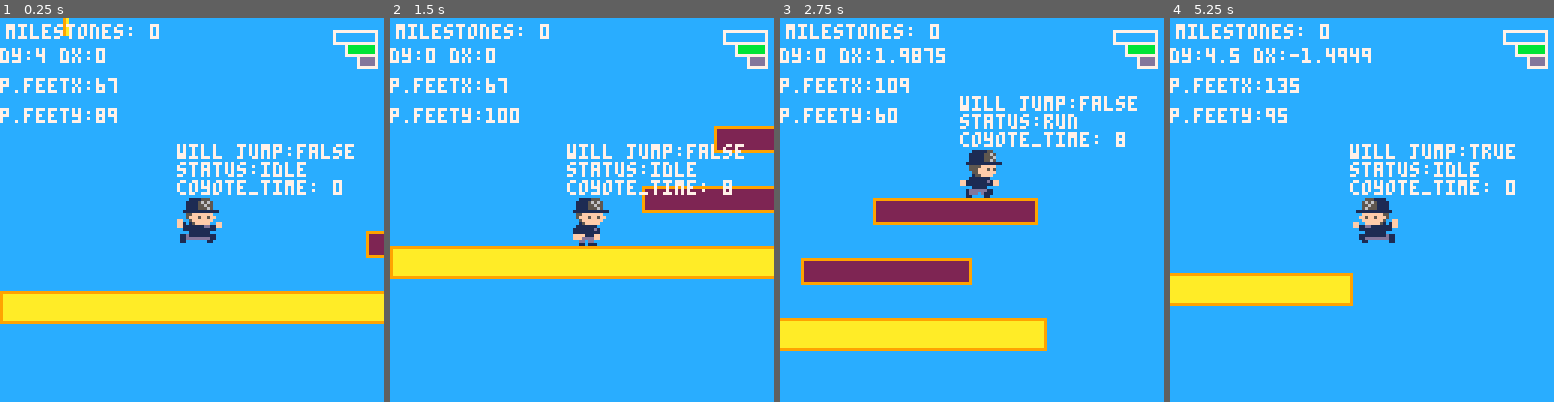
Above: before the commit, frames 1-4 (left to right).
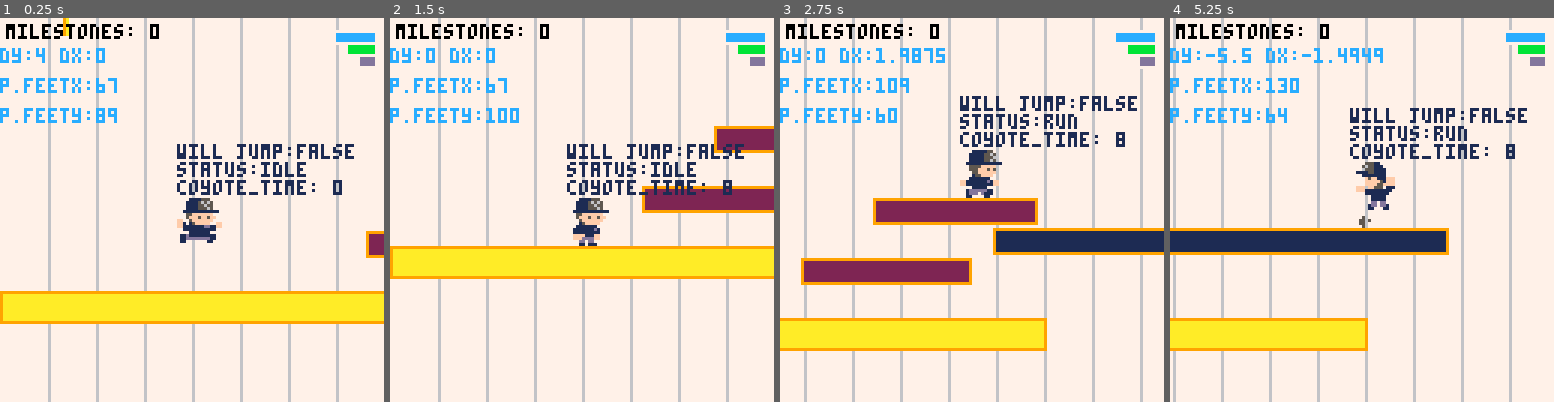
Above: after the commit, the same moments.

Repository: teamgantt/gantt-runner
Game: PICO-8 cartridge gantt-runner.p8
Two runs of this game, one before a commit and one after it. Both use one fixed random seed, a clock stepped at 60 frames per second and the inputs below.
Inputs:
- Up to frame 1 (0.25 s): no input
- Up to frame 2 (1.5 s): tap X (X key) at 0.33, 1.07 s; tap O (Z key) at 0.7 s
- Up to frame 3 (2.75 s): hold Right 1.6-2.1 s; tap O (Z key) at 1.7, 2.1, 2.5 s; tap X (X key) at 1.85 s; hold Right from 2.47 s (still down)
- Up to frame 4 (5.25 s): tap O (Z key) every 0.4 s from 2.9 to 4.9 s; tap X (X key) at 2.97, 4.08, 5.2 s; release Right at 3.03 s; hold Left 3.08-3.58 s; hold Right 4.02-4.68 s; hold Left from 5.08 s (still down)

The runs differ from the first frame. In frame 1, 89% of the frame differs, in the area x 0-100%, y 0-100%; in frame 2, 86%; in frame 3, 86%; in frame 4, 97%.

Commit message:
adds rough day lines

Diff:
--- a/gantt-runner.p8
+++ b/gantt-runner.p8
@@ -31,7 +31,7 @@
 end
 
 function _draw()
-	cls(12)
+	cls(7)
 	d_fx()
 	d_gantt()
 	d_milestone_anims()
@@ -41,9 +41,9 @@
 
 	--debug stuff
 	if (debug) then
-		print("dy:"..tostr(player.dy)..' dx:'..tostr(player.dx),cam.x, cam.y+10,7)
-		print("p.feetx:"..flr(player.feet_x), cam.x, cam.y+20, 7)
-		print("p.feety:"..flr(player.feet_y), cam.x, cam.y+30, 7)
+		print("dy:"..tostr(player.dy)..' dx:'..tostr(player.dx),cam.x, cam.y+10,12)
+		print("p.feetx:"..flr(player.feet_x), cam.x, cam.y+20, 12)
+		print("p.feety:"..flr(player.feet_y), cam.x, cam.y+30, 12)
 	end
 end
 
@@ -69,22 +69,22 @@
 
 
 __gfx__
-00000000011650000116500001165000011650000116500000000000000000000000000000000000000011115550000000001111555000000000111155500000
-00000000011560000115600001156000011560000115600000000000000000000000000000000000000111156565000000011115656500000001111565650000
-00700700011111100111111001111110011111100111111000000000000000000000000000000000000111155655000000011115565500000001111556550000
-0007700004fff00004fff00004fff00004fff00004fff00000000000000000000000000000000000000111155565000000011115556500000001111555650000
-0007700000fff00000fff00000fff00000fff00000fff00000000000000000000000000000000000001111111111110000111111111111000011111111111100
-0070070001111500001110000011100000111000001110000000000000000000000000000000000000055fffffff000000055fffffff000000055fffffff0000
-000000000f555f0000f55000001f5000005f5000001f5000000000000000000000000000000000000005fff5ff5ff0000005fff5ff5ff0000005fff5ff5ff000
-0000000000505000050005000050500000550000005050000000000000000000000000000000000000005fffffff000000005fffffff0000ff005fffffff0000
-0000000001165000000af0000009700000097000000a90000009a00000099000000a7000000a9000000015fffff00000000015fffff00000ff1015fffff00000
-000000000115600000aaaf000099a7000009a00000a99900009a9a0000aa9900000a9000007aa90000011111110000000001111111000000ff1111111ddff000
-00000000011111100aaa7af0009aaa000009a000009a990009a999a000a99900000a900000aaa900001111111d100000ff1111111d1ff00000111111111ff000
-0000000004fff000aaaaaaaf009aaa000009a00000a999009a9a999a00aa9900000a900000aaa9000011111111100000ff111111111ff0000000111111100000
-0000000000fff0009aaaaaaa009aaa000009a000009a9900a9a9999900a99900000a900000aaa90000ffff111ff00000000011111000000011dd111111111000
-00000000f1111f0009aaaaa0009aaa000009a00000a999000a9a999000aa9900000a900000aaa90000fffddddff00000001dddddd110000011ddddddddd11000
-0000000000555000009aaa000099aa000009a000009a990000a9990000a99900000a900000aaa9000000dd0dd0000000001ddd0d111000001100000000110000
-00000000050005000009a0000009a0000009a0000009a000000a9000000a9000000a9000000a9000000011011100000000110000110000000000000000000000
+00000000011650000116500001165000011650000116500000000000000000000000000000000000000000000000000000000000000000000000000000000000
+00000000011560000115600001156000011560000115600000000000000000000000000000000000000000000000000000000000000000000000000000000000
+00700700011111100111111001111110011111100111111000000000000000000000000000000000000000000000000000000000000000000000000000000000
+0007700004fff00004fff00004fff00004fff00004fff00000000000000000000000000000000000000000000000000000000000000000000000000000000000
+0007700000fff00000fff00000fff00000fff00000fff00000000000000000000000000000000000000000000000000000000000000000000000000000000000
+00700700011115000011100000111000001110000011100000000000000000000000000000000000000000000000000000000000000000000000000000000000
+000000000f555f0000f55000001f5000005f5000001f500000000000000000000000000000000000000000000000000000000000000000000000000000000000
+00000000005050000500050000505000005500000050500000000000000000000000000000000000000000000000000000000000000000000000000000000000
+0000000001165000000af0000009700000097000000a90000009a00000099000000a7000000a9000000000000000000000000000000000000000000000000000
+000000000115600000aaaf000099a7000009a00000a99900009a9a0000aa9900000a9000007aa900000000000000000000000000000000000000000000000000
+00000000011111100aaa7af0009aaa000009a000009a990009a999a000a99900000a900000aaa900000000000000000000000000000000000000000000000000
+0000000004fff000aaaaaaaf009aaa000009a00000a999009a9a999a00aa9900000a900000aaa900000000000000000000000000000000000000000000000000
+0000000000fff0009aaaaaaa009aaa000009a000009a9900a9a9999900a99900000a900000aaa900000000000000000000000000000000000000000000000000
+00000000f1111f0009aaaaa0009aaa000009a00000a999000a9a999000aa9900000a900000aaa900000000000000000000000000000000000000000000000000
+0000000000555000009aaa000099aa000009a000009a990000a9990000a99900000a900000aaa900000000000000000000000000000000000000000000000000
+00000000050005000009a0000009a0000009a0000009a000000a9000000a9000000a9000000a9000000000000000000000000000000000000000000000000000
 00001111555000000000111115500000000000000000000000001111555000000000001155500000000000000000000000000000000000000000000000000000
 00011115656500000001111155650000000011115550000000011115656500000000011155650000000000000000000000000000000000000000000000000000
 00011115565500000001111155560000000111115565000000011115565500000000111155560000077777777777777700000000000000000000000000000000
--- a/src/game.lua
+++ b/src/game.lua
@@ -1,9 +1,11 @@
 function i_gantt()
 	--game object--
 	 g={
-		 max_onscreen=3, --bars on screen
+		 max_bars=4,
+		 max_day_lines=16,
 		 bars={},    --all bars
-		 day_lines={}
+		 day_lines={},
+		 line_color=6
 	 }
 
 	 -- stationary starting block, temp
@@ -16,6 +18,14 @@
 		 stroke=9,
 		 speed=0
 	 })
+
+	 -- day lines
+	 for i=1,g.max_day_lines do
+		 local x=cam.x+16*i
+		 local y0=-128
+		 local y1=256
+		 add(g.day_lines, {x=x, y0=y0, y1=y1})
+	 end
  end
 
 
@@ -58,6 +68,13 @@
 	})
 end
 
+function gen_day_line()
+	local x=g.day_lines[#g.day_lines].x+16
+	local y0=-128
+	local y1=256
+	add(g.day_lines, {x=x, y0=y0, y1=y1})
+end
+
 
 function u_gantt()
  	--move bars
@@ -69,17 +86,34 @@
 		end
 	end
 
-	local gap_limit=48
+	local gap_limit=16
 	for k,v in ipairs(g.bars) do
-		if v.x1 > gap_limit and count(g.bars) < g.max_onscreen then
+		if v.x1 > gap_limit and count(g.bars) < g.max_bars then
 			gen_bar()
+		end
+	end
+
+	-- move day lines
+	for k,day_line in ipairs(g.day_lines) do
+		-- day_line.x-=
+		if day_line.x < cam.x - 128 then
+			del(g.day_lines, day_line)
+		end
+
+		if count(g.day_lines) < g.max_day_lines then
+			gen_day_line()
 		end
 	end
 end
 
 function d_gantt()
+	for k,day_line in ipairs(g.day_lines) do
+		line(day_line.x, day_line.y0, day_line.x, day_line.y1, g.line_color)
+	end
+
 	for k,bar in ipairs(g.bars) do
 		rectfill(bar.x0,bar.y0,bar.x1,bar.y1,bar.color)
 		rect(bar.x0,bar.y0,bar.x1,bar.y1,bar.stroke)
 	end
+
 end
--- a/src/player.lua
+++ b/src/player.lua
@@ -29,7 +29,7 @@
 			player.coyote_time=0
 			player.dy=-player.boost
 			sfx(player.sfx_jump)
-			dust(player.feet_x-4,player.feet_y,2,3,{6,7},4)
+			dust(player.feet_x-4,player.feet_y,2,3,{5,6,7},4)
 		end,
 
 		-- sfx
@@ -64,7 +64,6 @@
 function u_player()
 	player.move='idle'
 	player.dx*=friction
-
 
 	--controls
 	if (btn(⬅️)) then
@@ -129,13 +128,11 @@
 
 	--if run off screen warp to other side
 	--temp feature
-	if (player.x > 896) then player.x=-8 end
 	if (player.x < -8) then player.x=128 end
 
 	-- player falls, reset
-	if (player.y > 120) then
-		player.x=-8
-		player.y=0
+	if (player.y > 128) then
+		extcmd("reset")
 	end
 
 
@@ -155,7 +152,7 @@
 		run_anim.f=run_anim.f+run_anim.timing
 
 		if player.move == 'sprint' then
-			dust(player.feet_x,player.feet_y,2,1,{6,7},4)
+			dust(player.feet_x,player.feet_y,2,1,{5,6,7},4)
 			run_sfx.step(.3)
 		end
 	else
@@ -178,9 +175,9 @@
 
 function d_player()
 	if debug then
-		print("coyote_time: "..player.coyote_time, player.x, player.y-6, 7)
-		print('status:'..player.move, player.x, player.y-12, 7)
-		print("will jump:"..tostr(player.will_jump), player.x, player.y-18, 7)
+		print("coyote_time: "..player.coyote_time, player.x, player.y-6, 1)
+		print('status:'..player.move, player.x, player.y-12, 1)
+		print("will jump:"..tostr(player.will_jump), player.x, player.y-18, 1)
 	end
 
 	if ((player.move=='run' or player.move=='sprint') and player.on_platform) then
--- a/src/ui.lua
+++ b/src/ui.lua
@@ -1,4 +1,4 @@
 function d_ui()
-  	spr(42, cam.x+110, cam.y+2, 2,2) --tg logo
-	print("milestones: "..player.milestones, cam.x+2, cam.y+2, 7)
+	spr(42, cam.x+110, cam.y+2, 2, 2) --tg logo
+	print("milestones: "..player.milestones, cam.x+2, cam.y+2, 0)
 end
Not shown, changed: gantt_runner_html/gantt_runner.js
Not shown, changed: gantt_runner_html/index.html
